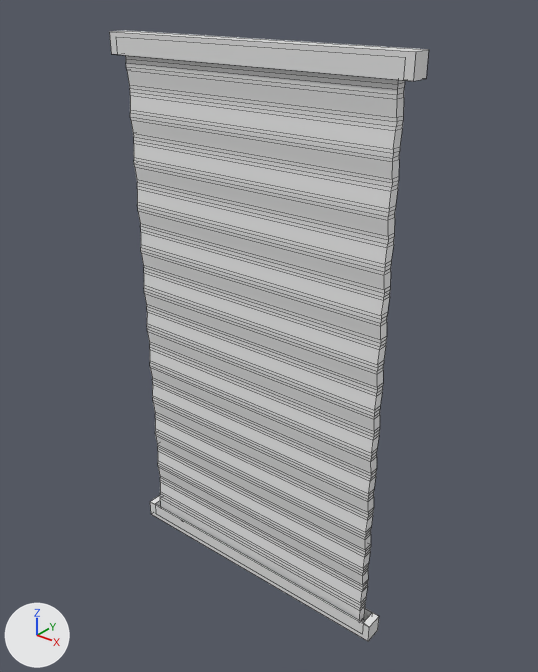
Before and after pictures for a commit that changed the FBX model Unity/WatcherUnity/Assets/Blender Objects/TallDoor.fbx.
Rendered twice from a 50 mm lens placed at (8.95, -18.36, 8.13), pointed at (0.39, -7.66, 1.5). The axes (+X, +Y, +Z) are drawn at lower left. The lights are the same throughout. Mesh edges are drawn as thin lines. Where no turn or scale is listed for an object, it has been applied to the vertices.

The first picture shows 'DoorLeft.002', 'Frame.002'.
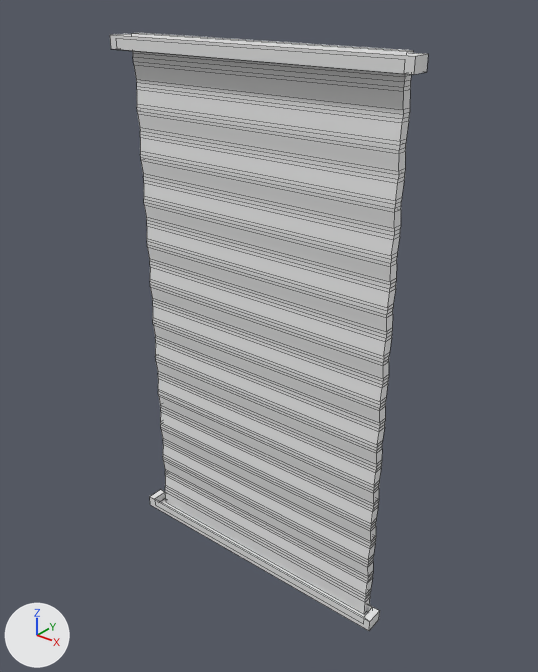
Where the newer file only moved an object's origin or applied its transform, the numbers keep the older frame.

Pixel boxes (x1, y1, x2, y2) of what changed, in the pictures (538 x 672 px; the box of a moved part takes in the faces that stretch with it):
'DoorLeft.002', mesh moved
    before: (125, 55, 405, 622)
    after: (131, 33, 413, 614)
'Frame.002', reshaped, rescaled
    before: (109, 30, 429, 641)
    after: (110, 34, 428, 631)
part 2 of me_cube_005, moved or reshaped
    before: (109, 30, 429, 81)
    after: (110, 34, 428, 75)
part 3 of me_cube_005, moved or reshaped
    before: (150, 495, 379, 641)
    after: (150, 489, 380, 631)

The edits, one by one:
me_cube_004 has 376 vertices, 374 faces and spans x -3.0..3.0, y -0.1..0.14, z -11.27..0.0.
me_cube_004 is used by ob_doorleft_002; location (0.19, -8.0, 7.02).
me_cube_004 part 1: the whole mesh is moved by (0.0, 0.19, 0.09).
me_cube_005 has 32 vertices, 28 faces and spans x -10.0..718.0, y -110.0..110.0, z -20.0..20.0.
me_cube_005 is used by ob_frame_002; location (0.19, -8.0, 6.98); rotation (1.571, 1.571, 0.0), in degrees (90, 90, 0); scale (0.016, 0.03, 0.01).
me_cube_005 part 2: the loose piece of 16 vertices spanning x -10.0..15.0, y -110.0..110.0, z -20.0..20.0 is scaled about its middle by (1, 3, 1).
me_cube_005 part 3: the loose piece of 16 vertices spanning x 693.0..718.0, y -110.0..110.0, z -20.0..20.0 is scaled about its middle by (1, 3, 1), then moved by (400.0, 0.0, 0.0).
Object 'Frame.002' (ob_frame_002) is rescaled from (0.016, 0.03, 0.01) to (0.01, 0.01, 0.01).
